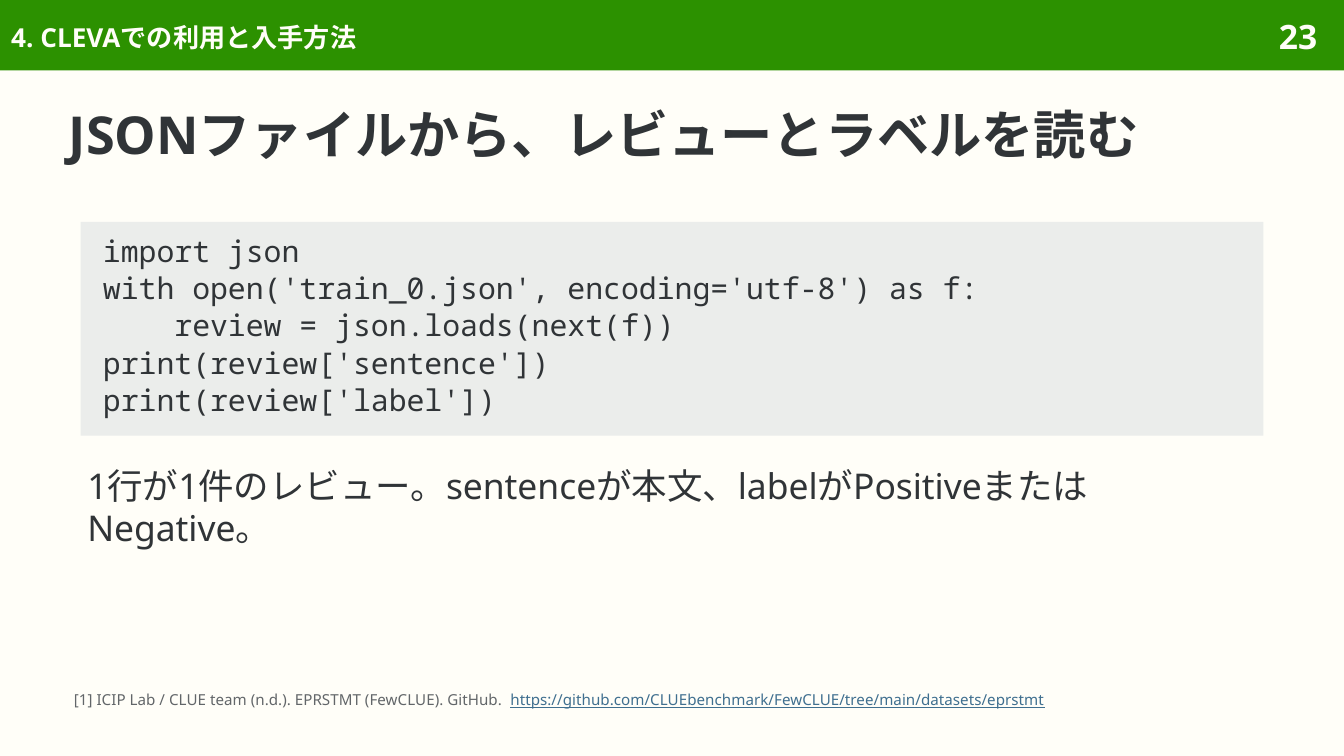
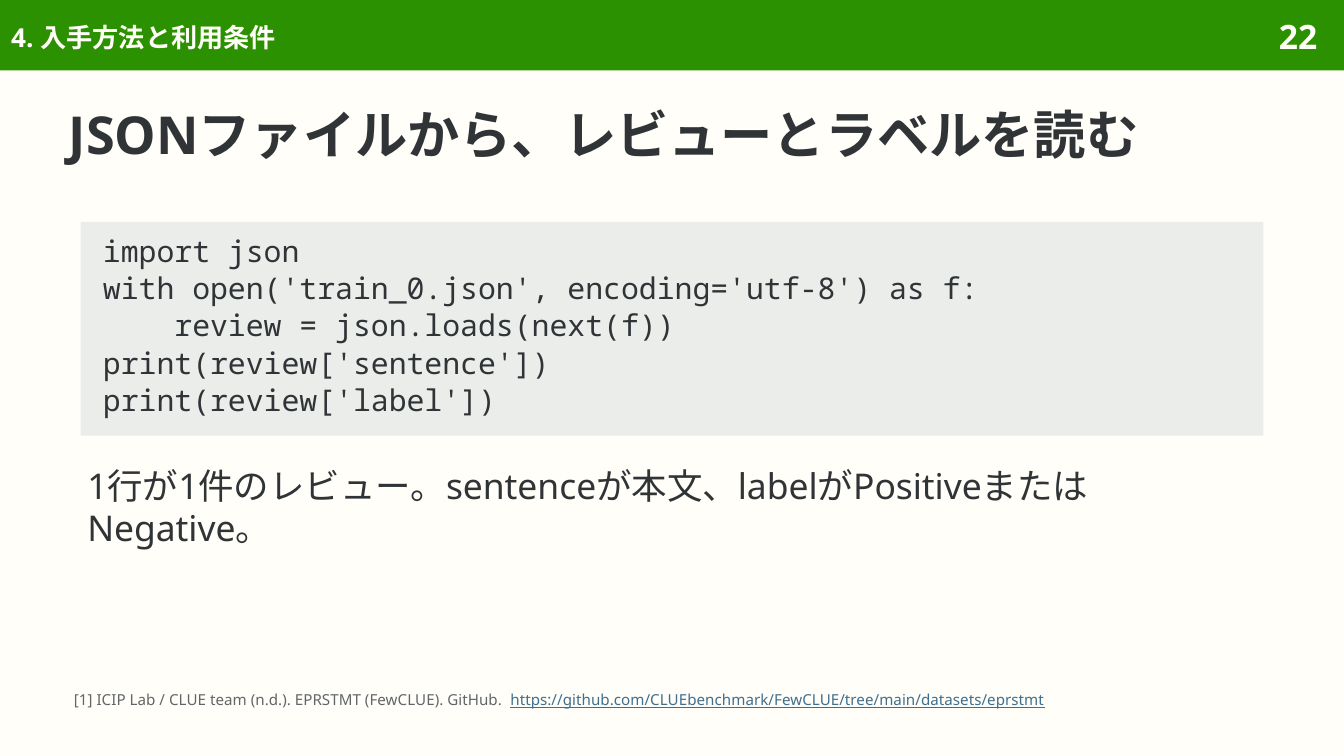
Before and after one commit to sasakiy84/datasets-in-10-minutes, a slide deck: slide 22 of slides/datasets-in-10-minutes-eprstmt.pptx (slide 23 before the commit). Drawn at 1344x756 pixels with LibreOffice and Linux fonts; fonts in the diff are those of the drawing. Boxes give left, top, right and bottom in pixels: in the first picture for what was removed or moved away, otherwise in the second. Text is boxed around its words. In the diff, an @@ line names an element or a change of style, - is before the commit and + after.

```diff
--- a/slides/datasets-in-10-minutes-eprstmt.pptx
+++ b/slides/datasets-in-10-minutes-eprstmt.pptx
@@ title at [11, 24, 276, 50]: text changed @@
-4. CLEVAでの利用と入手方法
+4. 入手方法と利用条件
@@ page number at [1279, 24, 1317, 49]: text changed @@
-23
+22
```
Also in this commit, not shown: 5 other slides changed, 2 slides removed, 56 other files.
